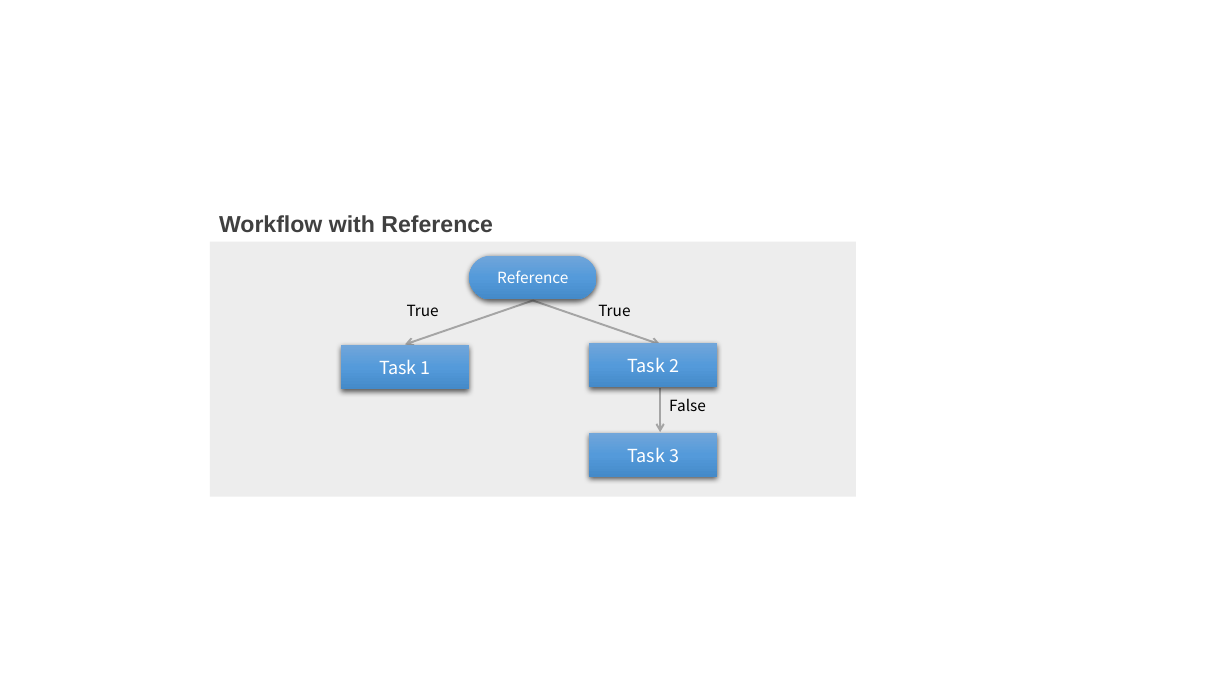
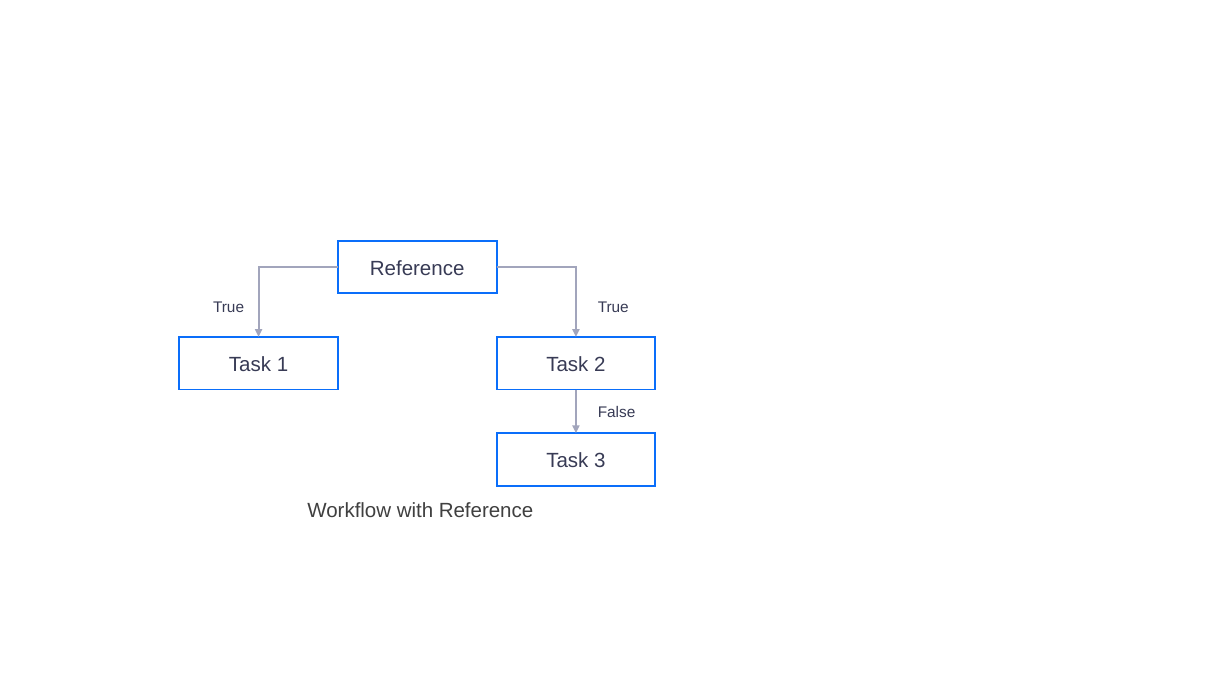
Before and after one commit to EnvisionDoc/offline_data_en, a slide deck: slide 3 of media/offline_en.pptx. Drawn at 1232x693 pixels with LibreOffice and Linux fonts; fonts in the diff are those of the drawing. Boxes give left, top, right and bottom in pixels: in the first picture for what was removed or moved away, otherwise in the second. Text is boxed around its words. In the diff, an @@ line names an element or a change of style, - is before the commit and + after.

```diff
--- a/media/offline_en.pptx
+++ b/media/offline_en.pptx
@@ rectangle removed at box(210, 242, 856, 497) @@
@@ elbow arrow added from (338, 267) to (259, 337), #A2A5BC 1.5 pt @@
@@ rectangle "Reference": place and size @@
-rectangle "Reference" at box(470, 256, 597, 299)
+rectangle "Reference" at box(338, 240, 497, 293)
@@ rectangle "Reference" at box(338, 240, 497, 293): size 12 to 16 pt, font Noto Sans CJK SC to Arial, text colour #FFFFFF to #383B55; rounded rectangle to rectangle; fill gradient #71A6DB to #559BDB to #448ACA to none; outline none to #0A6EFA 1.5 pt; shadow off @@
@@ elbow arrow added from (496, 267) to (576, 337), #A2A5BC 1.5 pt @@
@@ font Noto Sans CJK SC to Arial, text colour #000000 to #383B55 in 3 elements at box(598, 301, 629, 312), box(598, 406, 636, 417), box(213, 301, 244, 312) @@
@@ text "True": place and size @@
-text "True" at box(407, 304, 439, 316)
+text "True" at box(213, 301, 244, 312)
@@ arrow removed from (533, 300) to (405, 345) @@
@@ arrow removed from (533, 300) to (660, 345) @@
@@ size 14 to 16 pt, font Noto Sans CJK SC to Arial, text colour #FFFFFF to #383B55; fill gradient #71A6DB to #559BDB to #448ACA to none; outline none to #0A6EFA 1.5 pt; shadow off in 3 elements at box(496, 337, 655, 390), box(496, 433, 655, 486), box(179, 337, 338, 390) @@
@@ rectangle "Task 1": place and size @@
-rectangle "Task 1" at box(341, 346, 469, 390)
+rectangle "Task 1" at box(179, 337, 338, 390)
@@ rectangle "Task 2": place and size @@
-rectangle "Task 2" at box(590, 344, 717, 388)
+rectangle "Task 2" at box(496, 337, 655, 390)
@@ arrow moved from (660, 388) - (660, 433) to (576, 390) - (576, 433) @@
@@ arrow (576, 390) - (576, 433): stroke #A5A5A5 1.5 pt to #A2A5BC 1.5 pt; arrowheads changed @@
@@ text "False": place and size @@
-text "False" at box(669, 398, 706, 411)
+text "False" at box(598, 406, 636, 417)
@@ rectangle "Task 3": place and size @@
-rectangle "Task 3" at box(590, 433, 717, 478)
+rectangle "Task 3" at box(496, 433, 655, 486)
@@ text "Workflow with Reference": place and size @@
-text "Workflow with Reference" at box(219, 215, 493, 232)
+text "Workflow with Reference" at box(307, 502, 533, 517)
@@ text "Workflow with Reference" at box(307, 502, 533, 517): size 18 to 16 pt, bold off @@
```
Also in this commit, not shown: 3 other slides changed, 21 other files.
